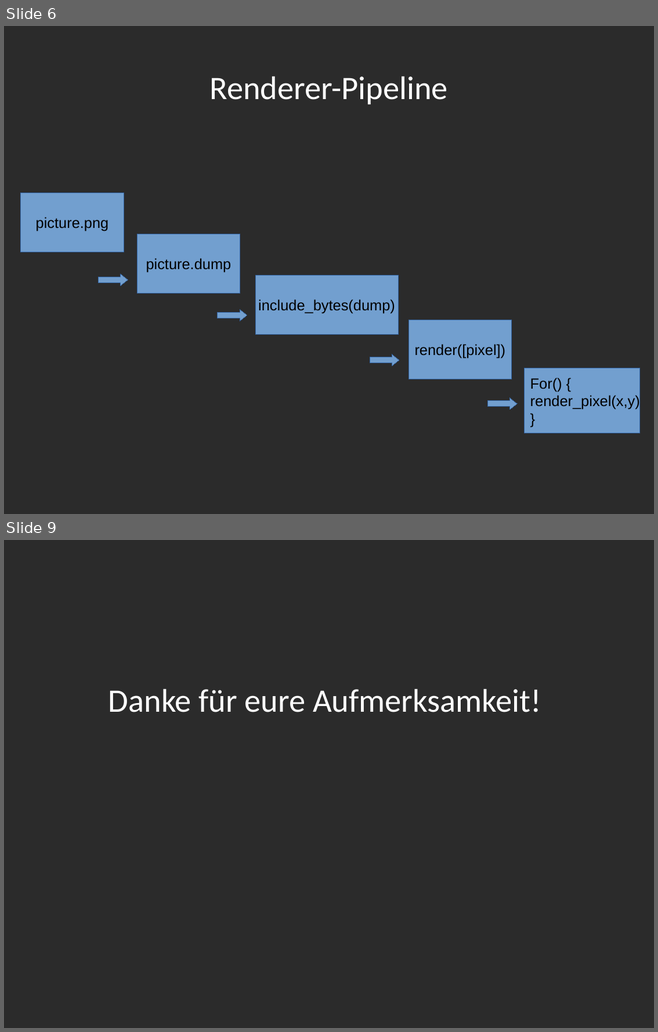
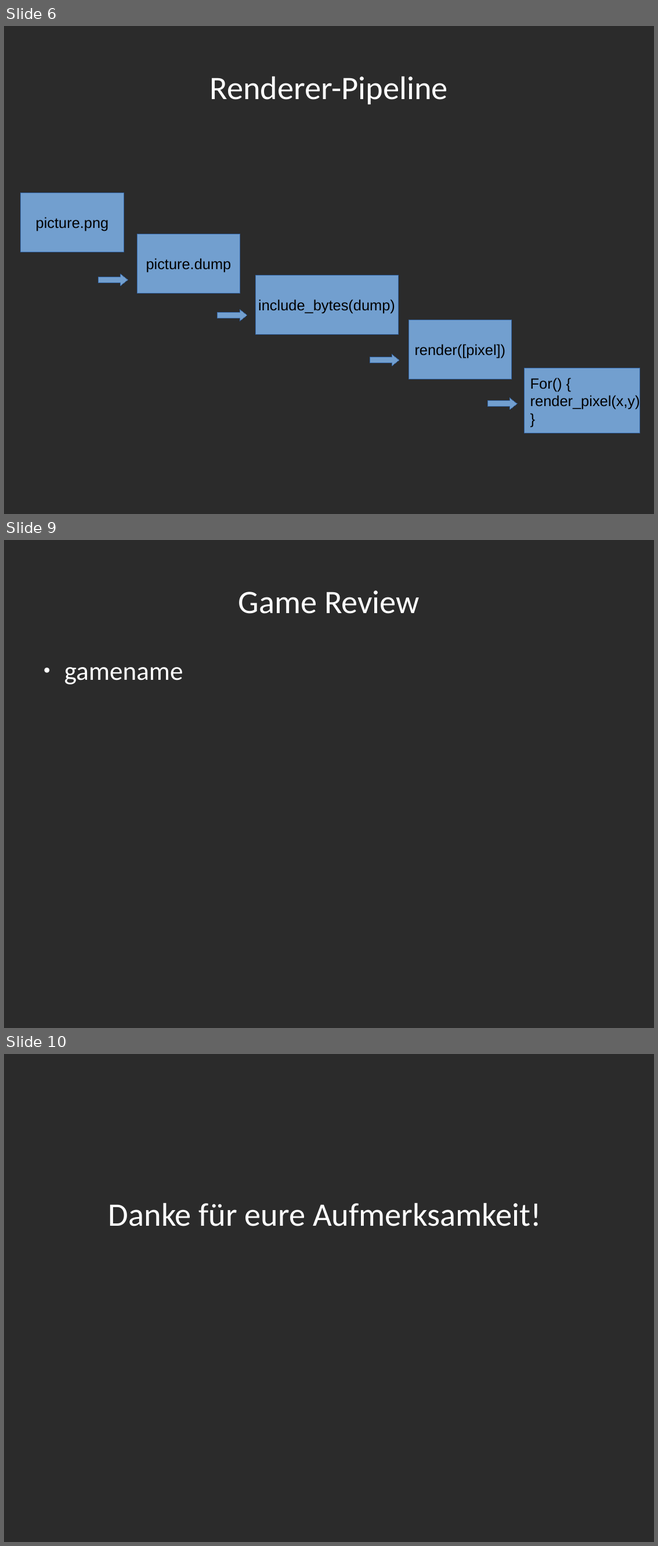
Before and after one commit to Rust-Mikrocontroller-Praktikum-2017/megamaertz, a slide deck: slides/slides.odp. Shown one above the other, each under a label of ours: slides 6 and 9 before the commit, slides 6, 9 and 10 after it; the slides between them are not shown. The pictures are 658x1032 and 658x1546 pixels, drawn with LibreOffice and Linux fonts; fonts in the diff are those of the drawing; background and template pictures are left out; a plain dark background stands for a picture behind light text. Boxes give left, top, right and bottom in pixels: in the first picture for what was removed or moved away, otherwise in the second. Text is boxed around its words. In the diff, an @@ line names an element or a change of style, - is before the commit and + after.

```diff
--- a/slides/slides.odp
+++ b/slides/slides.odp
@@ slide 9 added at [4,540,654,1028], background picture (left out) @@
@@ title added at [238,590,419,614], 40 pt, text #FFFFFF @@
+Game Review
@@ text added at [64,667,183,684], 32 pt, text #FFFFFF @@
+● gamename
@@ what was slide 9 is now slide 10 @@
```
Also in this commit, not shown: 3 slides changed, 3 other files.
